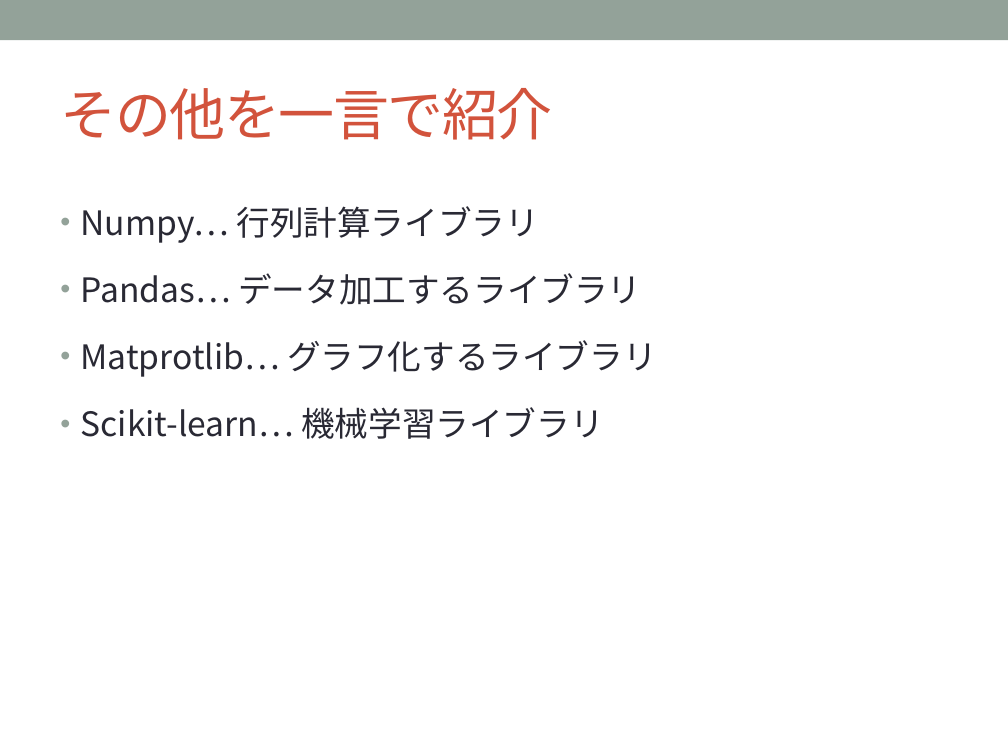
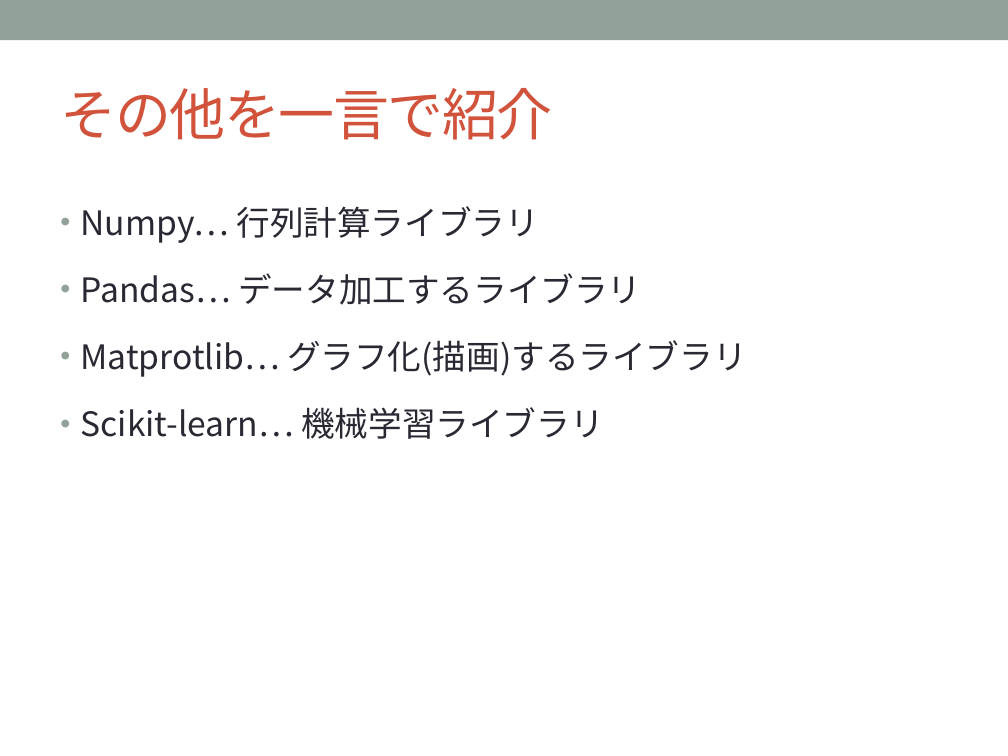
Before and after one commit to sakapun/nds51, a slide deck: slide 11 of 入門系の本を一冊も読まず.pptx. Drawn at 1008x756 pixels with LibreOffice and Linux fonts; fonts in the diff are those of the drawing. Boxes give left, top, right and bottom in pixels: in the first picture for what was removed or moved away, otherwise in the second. Text is boxed around its words. In the diff, an @@ line names an element or a change of style, - is before the commit and + after.

```diff
--- a/入門系の本を一冊も読まず.pptx
+++ b/入門系の本を一冊も読まず.pptx
@@ text at (x1=81, y1=340, x2=747, y2=377): text changed @@
-• Matprotlib… グラフ化するライブラリ
+• Matprotlib… グラフ化(描画)するライブラリ
```
Also in this commit, not shown: 6 other slides changed, 7 slides added, 1 other file.
